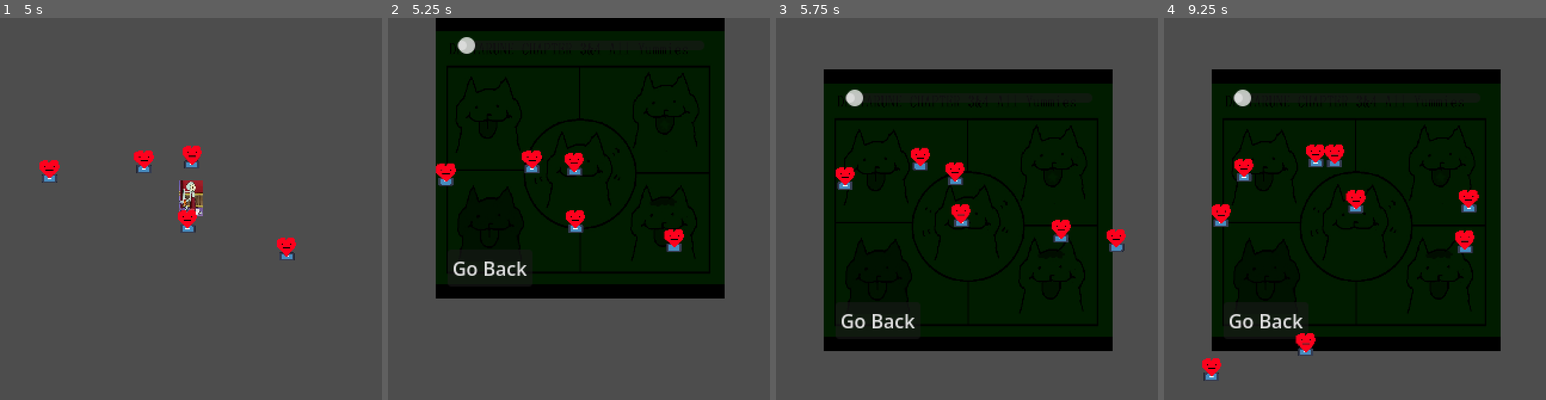
Above: before the commit, frames 1-4 (left to right).
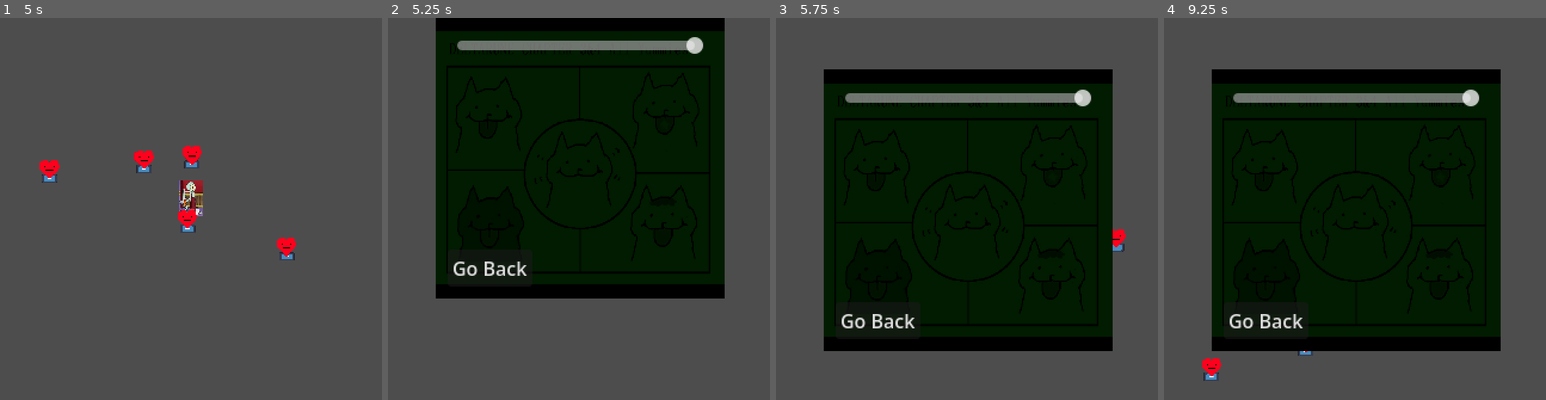
Above: after the commit, the same moments.

Repository: IzzyTheSilly/AllYummies
Game: Godot game, scene res://Scenes/title_screen.tscn
The game is run twice, just before and just after one commit, with the same random seed, the same clock (stepped at 60 frames per second) and the same inputs. The engine's default icon, where the game draws it, is replaced by a stand-in: a white triangle on a blue panel in a dark square.
Inputs:
- Up to frame 1 (5 s): click "poo" at 0.5 s; hold Right (move_right) 1.28-2.03 s; tap Z (interact) every 0.75 s from 1.35 to 4.35 s; hold Down (move_down) 2.03-2.78 s; hold Right (move_right) 2.78-3.53 s; hold Up (move_up) 3.53-4.28 s; hold Left (move_left) from 4.28 s (still down); tap C (options) at 4.9 s
- Up to frame 2 (5.25 s): keep holding Left (move_left); tap Z (interact) at 5.1 s
- Up to frame 3 (5.75 s): keep holding Left (move_left)
- Up to frame 4 (9.25 s): release Left (move_left) at 5.78 s; hold Down (move_down) 5.78-6.53 s; tap Z (interact) every 0.75 s from 5.85 to 8.85 s; hold Right (move_right) 6.53-7.28 s; hold Up (move_up) 7.28-8.03 s; hold Right (move_right) 8.03-8.78 s; hold Down (move_down) from 8.78 s (still down)

Frame 1 is identical in both runs. In frame 2, 3.0% of the frame differs, in the area x 12-83%, y 5-62%; in frame 3, 3.0%; in frame 4, 3.7%, in the area x 12-83%, y 18-88%.

Commit message:
fixed dialogue volume slider

Diff:
--- a/Scenes/game_area.tscn
+++ b/Scenes/game_area.tscn
@@ -35,6 +35,7 @@
 offset_bottom = -160.0
 
 [node name="OptionsMenu" parent="PlayerCharacter/Camera2D" unique_id=142809403 instance=ExtResource("3_87rxc")]
+z_index = 2
 offset_left = -120.0
 offset_top = -417.0
 offset_right = 122.0
--- a/Scenes/options_menu.tscn
+++ b/Scenes/options_menu.tscn
@@ -4,6 +4,7 @@
 [ext_resource type="Texture2D" uid="uid://dehx21vg6a76g" path="res://Assets/Sprites/titlescreenbgplaceholder.jpg" id="2_uj0ok"]
 
 [node name="OptionsMenu" type="Control" unique_id=142809403]
+z_index = 2
 layout_mode = 3
 anchors_preset = 15
 anchor_right = 1.0
@@ -45,6 +46,10 @@
 offset_top = 8.0
 offset_right = 225.0
 offset_bottom = 40.0
+max_value = 1.0
+step = 0.01
+value = 1.0
+scrollable = false
 
 [connection signal="pressed" from="BackButton" to="." method="_on_back_button_pressed"]
 [connection signal="value_changed" from="DialogueAudioSlider" to="." method="_on_dialogue_audio_slider_value_changed"]
--- a/Scenes/title_screen.tscn
+++ b/Scenes/title_screen.tscn
@@ -318,12 +318,12 @@
 text = "BIG poo"
 
 [node name="OptionsMenu" parent="." unique_id=142809403 instance=ExtResource("3_4gxqj")]
-visible = false
+z_index = 2
 layout_mode = 1
 offset_left = -111.0
-offset_top = -120.0
+offset_top = -420.0
 offset_right = 139.0
-offset_bottom = 141.0
+offset_bottom = -159.0
 
 [connection signal="pressed" from="PlayButton" to="." method="_on_play_button_pressed"]
 [connection signal="pressed" from="OptionsButton" to="." method="_on_options_button_pressed"]
--- a/Scripts/options_handler.gd
+++ b/Scripts/options_handler.gd
@@ -5,9 +5,8 @@
 var showing_options: bool = false
 
 
-func change_volume(audio_stream_player_index: int, volume: int):
-	AudioManager.audio_stream_players[audio_stream_player_index].volume_db = volume - 25
-	print(volume - 25)
+func change_volume(audio_stream_player_index: int, volume: float):
+	AudioManager.audio_stream_players[audio_stream_player_index].volume_db = linear_to_db(volume)
 
 
 func show_options():
--- a/Scripts/yummy_spawner.gd
+++ b/Scripts/yummy_spawner.gd
@@ -4,11 +4,6 @@
 
 @export var spawn_areas: Array[Area2D]
 @export var yummy_scene: PackedScene
-var game_area: Node2D
-
-
-func _ready() -> void:
-	game_area = get_parent()
 
 
 func _on_timer_timeout() -> void:
@@ -22,4 +17,4 @@
 	pos.x = randf_range(-150, 150)
 	pos.y = randf_range(-150, 150)
 	yummy.position = pos
-	game_area.add_child(yummy)
+	add_child(yummy)
